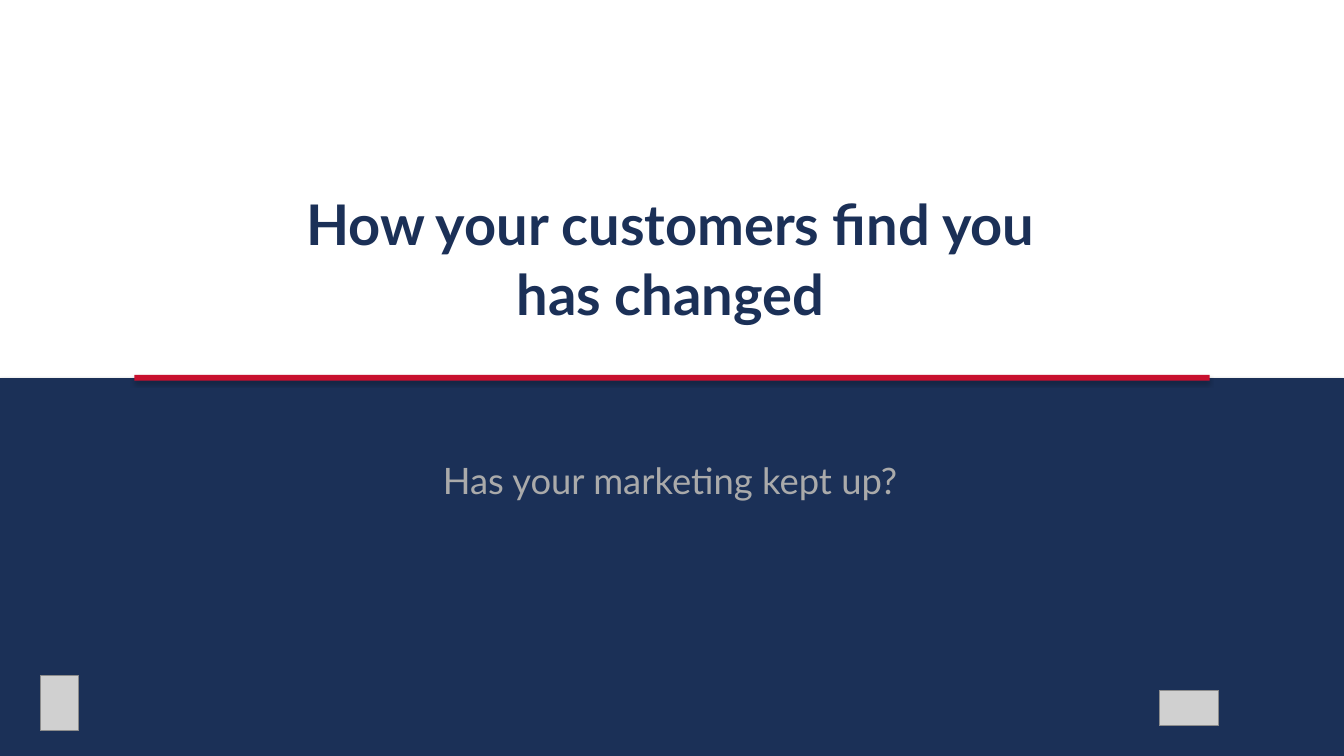
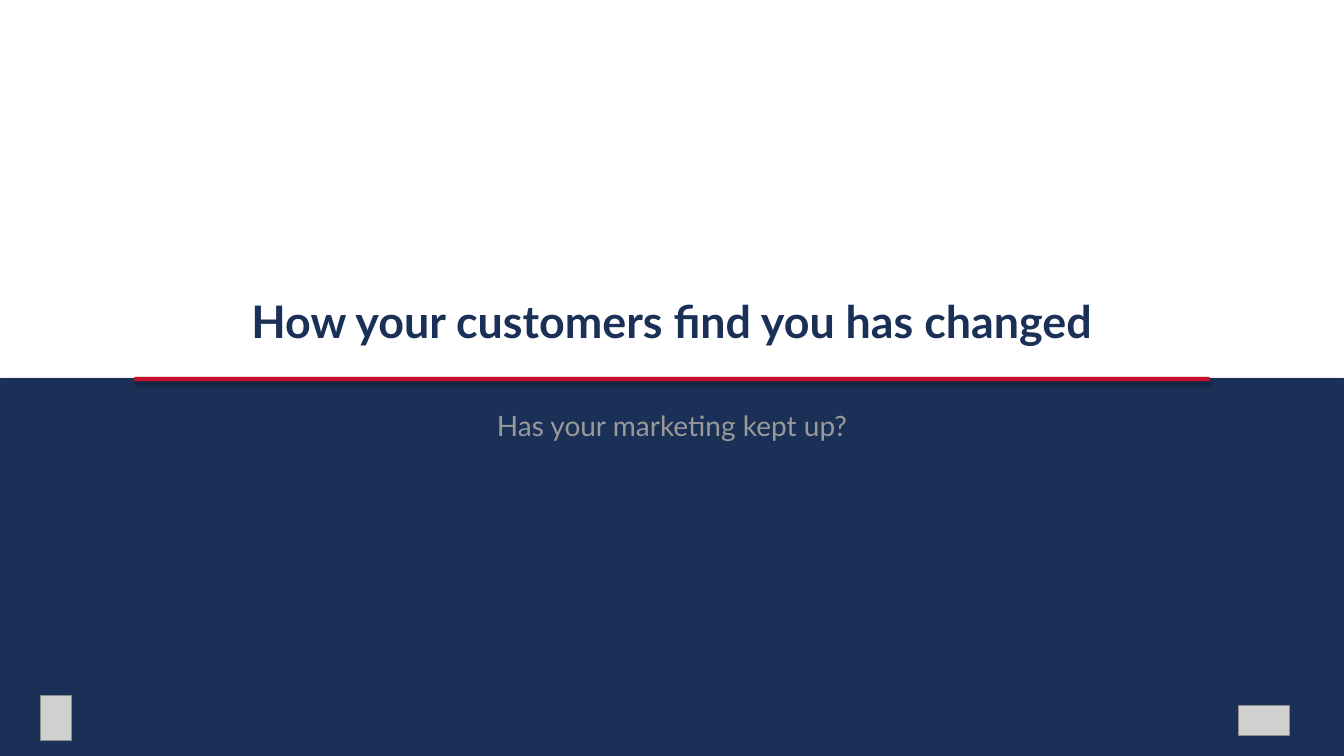
Before and after one commit to zach0589/rainbow-conference-2026, a slide deck: slide 2 of Rainbow_Conference_2026_Media_Mix.pptx. Drawn at 1344x756 pixels with LibreOffice and Linux fonts; fonts in the diff are those of the drawing; grey boxes stand for pictures. Boxes give left, top, right and bottom in pixels: in the first picture for what was removed or moved away, otherwise in the second. Text is boxed around its words. In the diff, an @@ line names an element or a change of style, - is before the commit and + after.

```diff
--- a/Rainbow_Conference_2026_Media_Mix.pptx
+++ b/Rainbow_Conference_2026_Media_Mix.pptx
@@ text "How your customers find you ...": place and size @@
-text "How your customers find you ..." at [306,203,1034,325]
+text "How your customers find you ..." at [251,304,1091,346]
@@ text "How your customers find you ..." at [251,304,1091,346]: size 40 to 32 pt; line spacing 50pt to 1; vertical alignment top to bottom @@
@@ text "Has your marketing kept up?": place and size @@
-text "Has your marketing kept up?" at [443,467,897,501]
+text "Has your marketing kept up?" at [497,415,847,441]
@@ text "Has your marketing kept up?" at [497,415,847,441]: size 26 to 20 pt, text colour #AAAAAA to #999999 @@
@@ picture: place and size @@
-picture at [40,676,79,731]
+picture at [40,696,72,741]
@@ picture: place and size @@
-picture at [1159,691,1219,726]
+picture at [1238,706,1290,736]
```
Also in this commit, not shown: 14 other slides changed, 1 other file.
